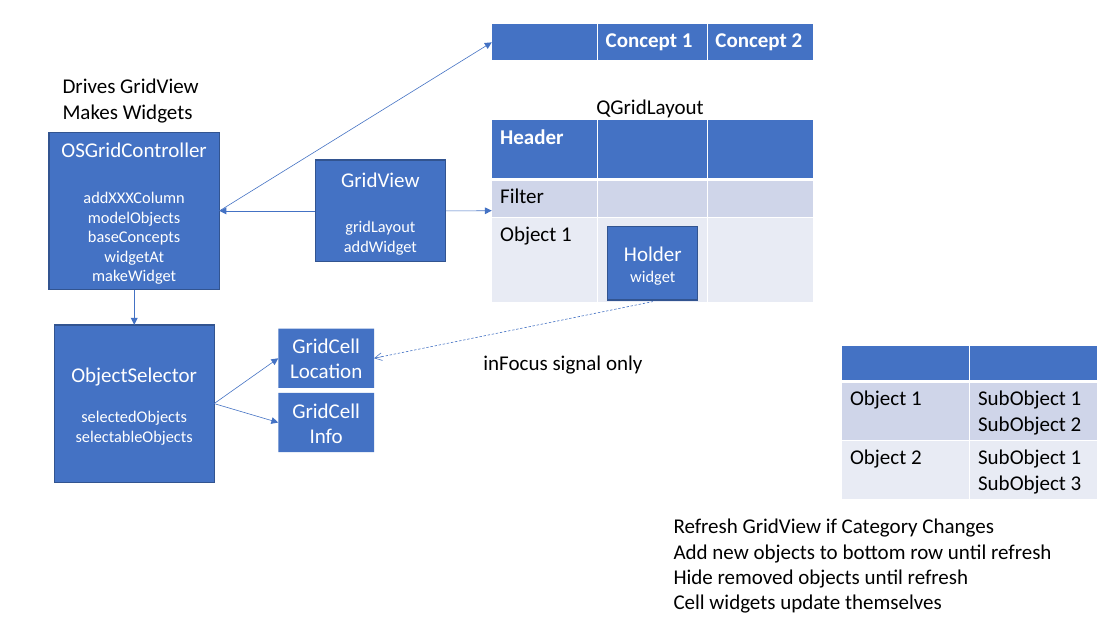
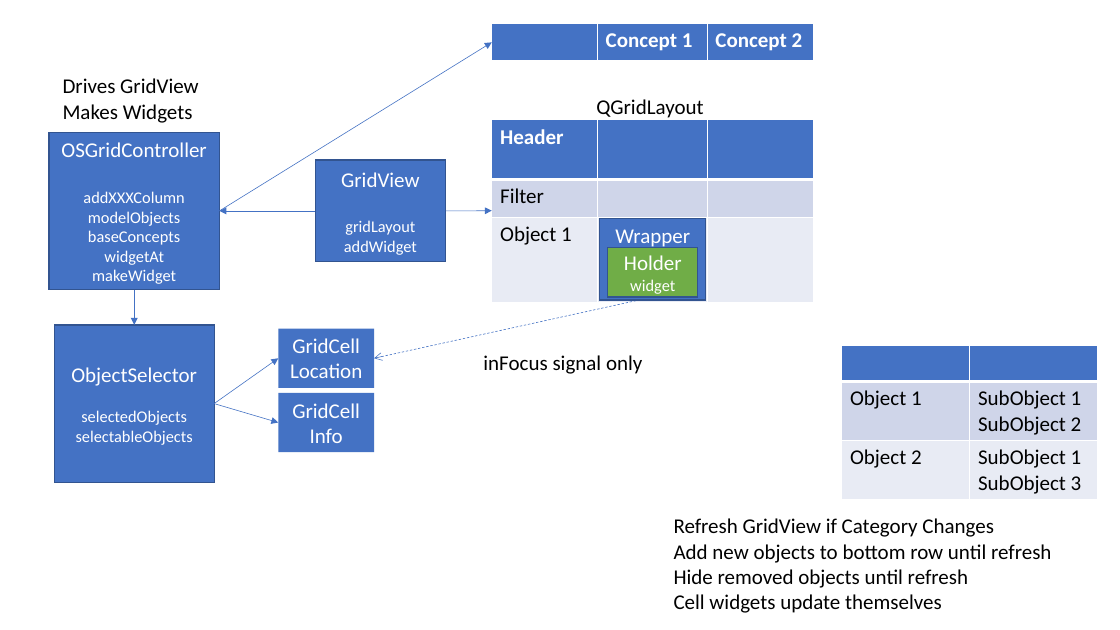
Before and after one commit to openstudiocoalition/OpenStudioApplication, a slide deck: slide 3 of developer/doc/Design/OSAppDesign.pptx. Drawn at 1120x630 pixels with LibreOffice and Linux fonts; fonts in the diff are those of the drawing. Boxes give left, top, right and bottom in pixels: in the first picture for what was removed or moved away, otherwise in the second. Text is boxed around its words. In the diff, an @@ line names an element or a change of style, - is before the commit and + after.

```diff
--- a/developer/doc/Design/OSAppDesign.pptx
+++ b/developer/doc/Design/OSAppDesign.pptx
@@ rectangle added at box(600, 218, 706, 300), fill #4472C4, outline #325491 1 pt, 18 pt, text #FFFFFF @@
+Wrapper
@@ rectangle "Holder widget": place and size @@
-rectangle "Holder widget" at box(608, 226, 698, 300)
+rectangle "Holder widget" at box(608, 247, 698, 297)
@@ rectangle "Holder widget" at box(608, 247, 698, 297): fill #4472C4 to #70AD47 @@
@@ arrow moved from (374, 359) - (653, 302) to (374, 359) - (653, 297) @@
```
Also in this commit, not shown: 1 other file.
